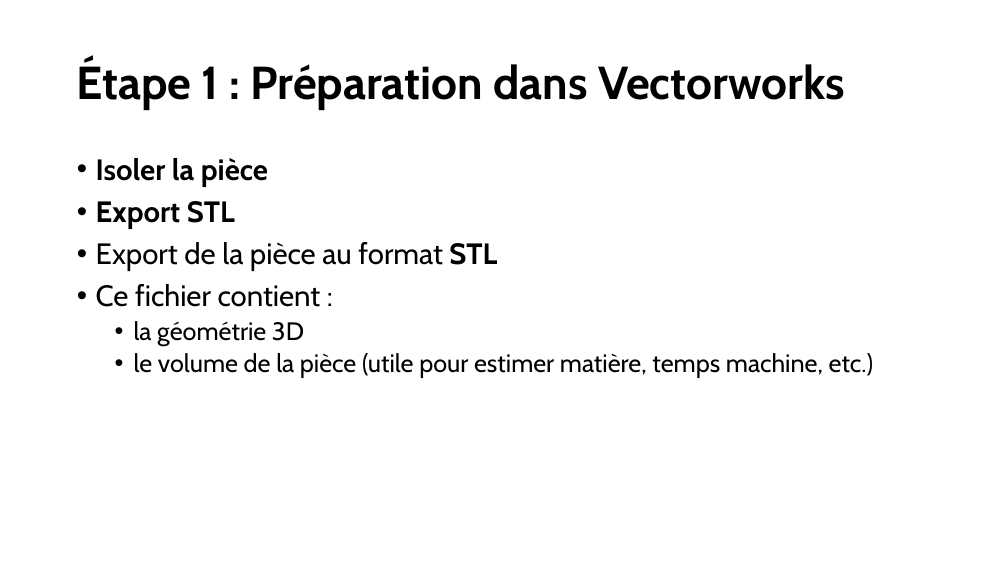
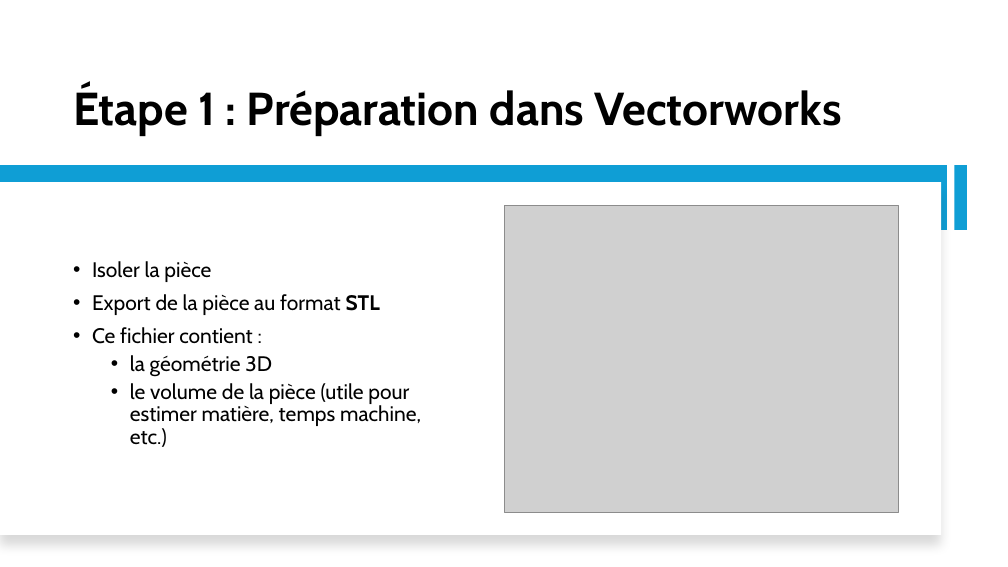
Before and after one commit to IzowRM/Stage-Cetic, a slide deck: slide 3 of Doc Slide/Pluo/Slide_Pluo.pptx. Drawn at 1008x567 pixels with LibreOffice and Linux fonts; fonts in the diff are those of the drawing; grey boxes stand for pictures. Boxes give left, top, right and bottom in pixels: in the first picture for what was removed or moved away, otherwise in the second. Text is boxed around its words. In the diff, an @@ line names an element or a change of style, - is before the commit and + after.

```diff
--- a/Doc Slide/Pluo/Slide_Pluo.pptx
+++ b/Doc Slide/Pluo/Slide_Pluo.pptx
@@ title "Étape 1 : Préparation dans ..." at (x1=73, y1=86, x2=841, y2=136): vertical alignment middle to bottom @@
@@ rectangle added at (x1=0, y1=166, x2=948, y2=230), fill #0F9ED5 @@
@@ rectangle added at (x1=954, y1=166, x2=967, y2=230), fill #0F9ED5 @@
@@ rectangle added at (x1=0, y1=182, x2=941, y2=535), fill #FFFFFF @@
@@ text at (x1=96, y1=201, x2=235, y2=229): paragraph removed @@
-• Export STL
@@ picture added at (x1=505, y1=206, x2=899, y2=513) @@
@@ text "Isoler la pièce" moved from (x1=96, y1=158, x2=873, y2=378) to (x1=92, y1=261, x2=421, y2=447) @@
@@ text "Isoler la pièce" at (x1=92, y1=261, x2=421, y2=447): size 28 to 20 pt in "Isoler la pièce", "Export de la pièce au format STL", "Ce fichier contient :"; bold off in "Isoler la pièce"; size 24 to 20 pt in "la géométrie 3D", "le volume de la pièce (utile pour ..."; vertical alignment top to middle @@
```
Also in this commit, not shown: 3 other slides changed, 1 other file.
